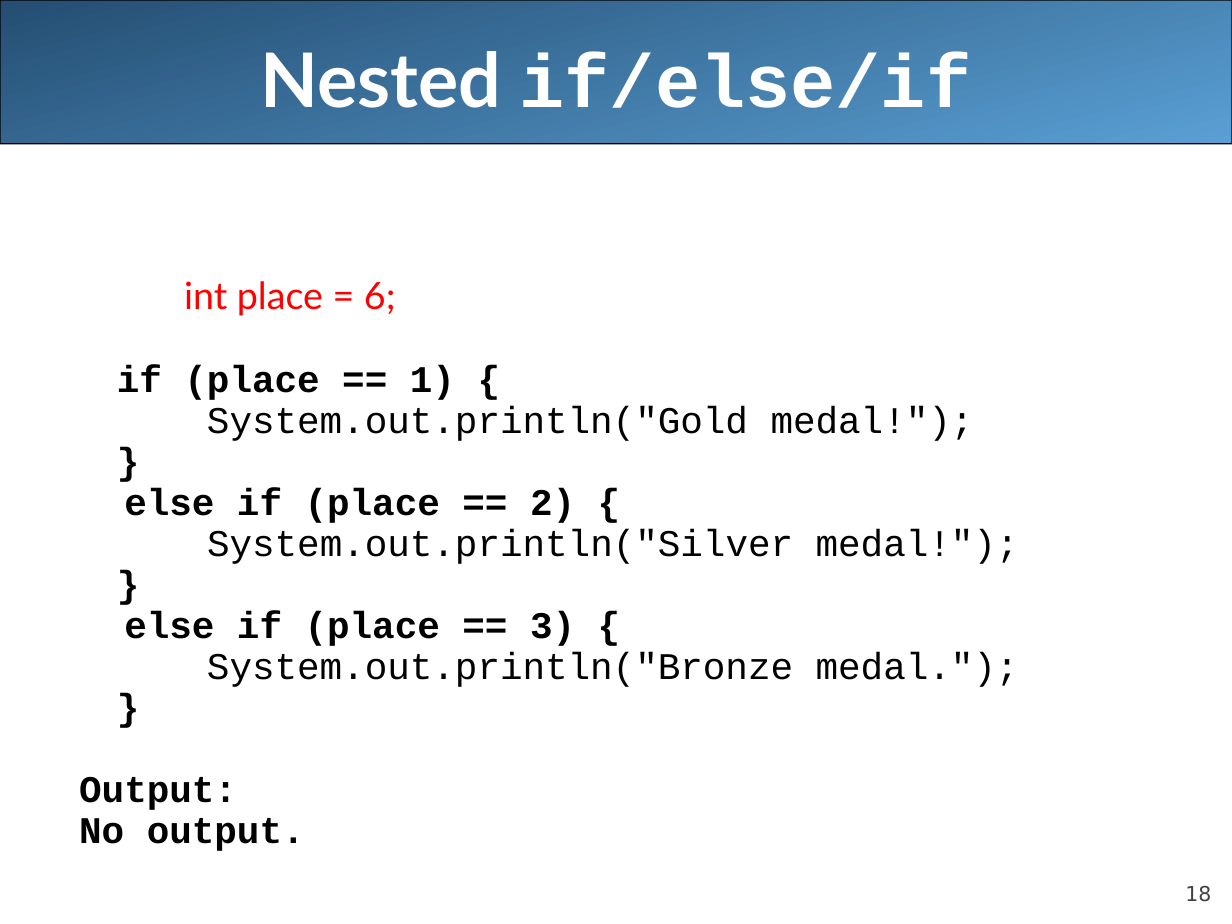
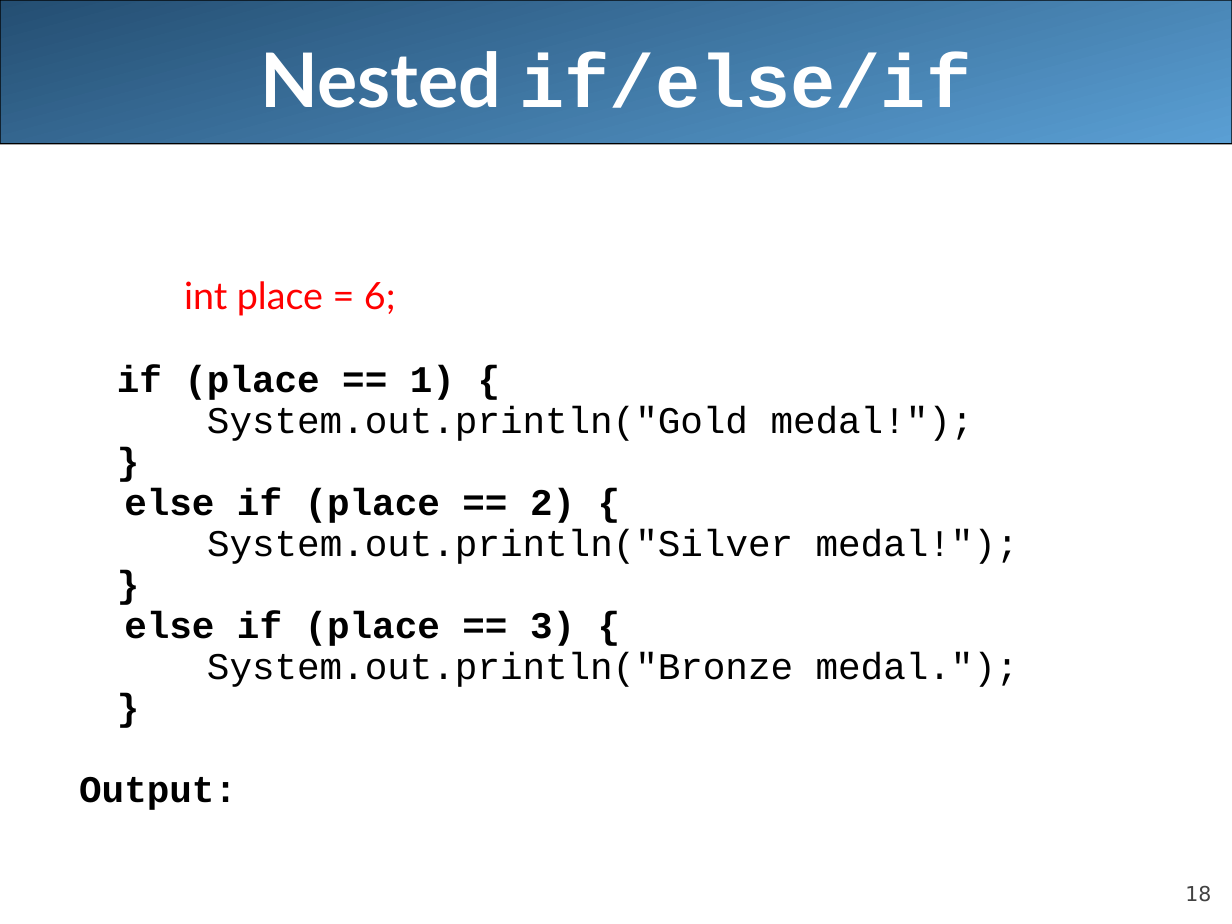
Before and after one commit to pinglee0/unit3, a slide deck: slide 18 of lecture8.ppt. Drawn at 1232x924 pixels with LibreOffice and Linux fonts; fonts in the diff are those of the drawing. Boxes give left, top, right and bottom in pixels: in the first picture for what was removed or moved away, otherwise in the second. Text is boxed around its words. In the diff, an @@ line names an element or a change of style, - is before the commit and + after.

```diff
--- a/lecture8.ppt
+++ b/lecture8.ppt
@@ text at (79, 818, 305, 851): paragraph removed @@
-  No output.
```
Also in this commit, not shown: 8 other slides changed, 4 slides removed, 10 other files.
